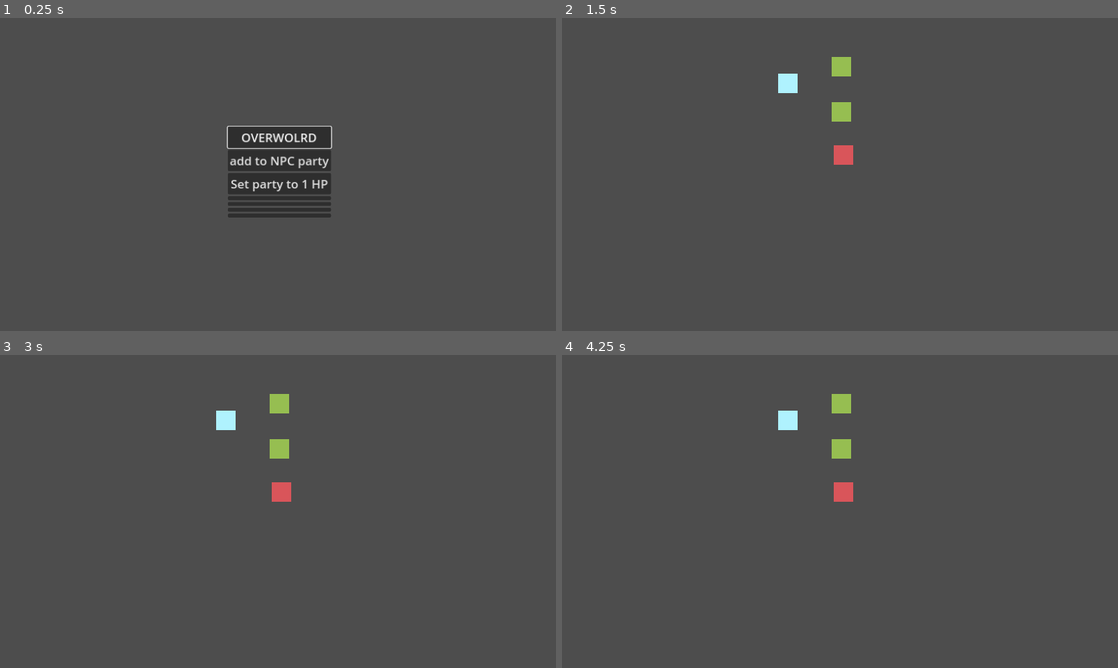
Above: before the commit, frames 1-4 (two rows, left to right).
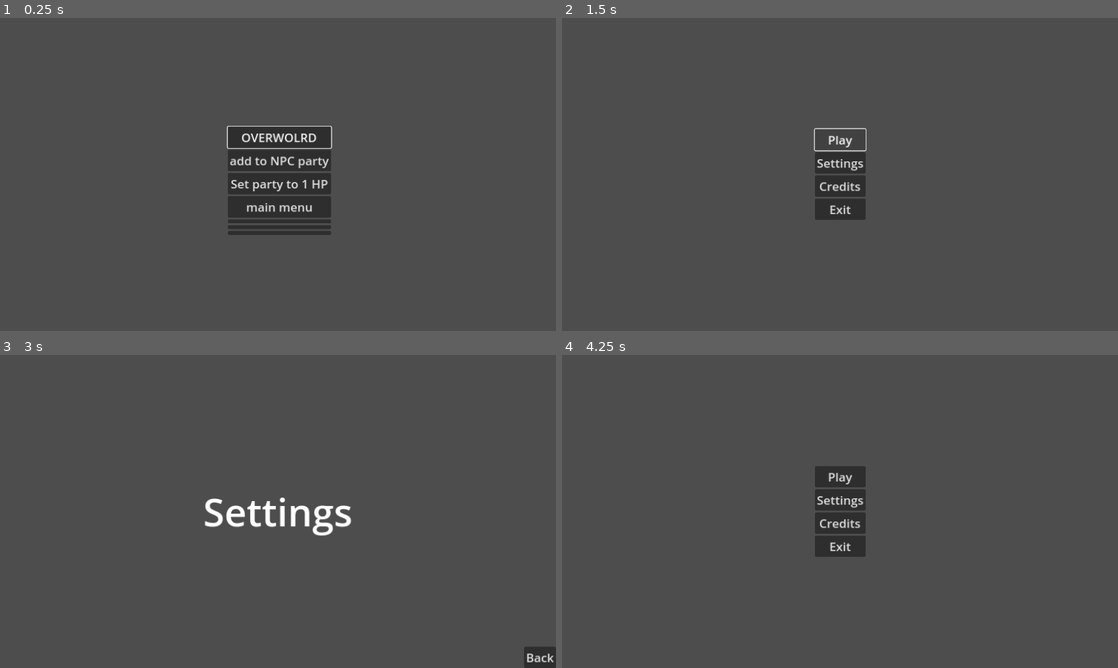
Above: after the commit, the same moments.

Repository: Where-is-my-input/Erratic-Seasons
Game: Godot game, scene res://game_scenes/n_2d_debug_scene.tscn
Same seed, same stepped clock (60 frames per second), same inputs: the game is played once before the commit and once after it.
Inputs (mouse positions are in pixels of both pictures, inside the frame that each line leads up to; where the layout moved, square brackets give the same spot in the first picture):
- Up to frame 1 (0.25 s): no input
- Up to frame 2 (1.5 s): click (840, 205) [840, 199] at 0.5 s; click (840, 140) at 1.25 s, where only the run after the commit has a clickable "Play"
- Up to frame 3 (3 s): click (278, 477) at 2 s, where only the run after the commit has a clickable "Play"; click (278, 498) at 2.75 s, where only the run after the commit has a clickable "Settings"
- Up to frame 4 (4.25 s): click (1101, 658) at 3.5 s, where only the run after the commit has a clickable "Back"

The runs differ from the first frame. In frame 1, 1.0% of the frame differs, in the area x 41-60%, y 58-70%; in frame 2, 2.6%; in frame 3, 2.3%; in frame 4, 3.0%, in the area x 38-55%, y 12-65%.

Commit message:
main menu debug button

Diff:
--- a/game_scenes/n_2d_debug_scene.gd
+++ b/game_scenes/n_2d_debug_scene.gd
@@ -18,3 +18,7 @@
 	for c in Global.playerParty:
 		c.HP = 1
 		c.isDead = false
+
+
+func _on_button_4_pressed():
+	get_tree().change_scene_to_file("res://UI/main_menu.tscn")
--- a/game_scenes/n_2d_debug_scene.tscn
+++ b/game_scenes/n_2d_debug_scene.tscn
@@ -37,6 +37,7 @@
 
 [node name="Button4" type="Button" parent="Container/BoxContainer"]
 layout_mode = 2
+text = "main menu"
 
 [node name="Button5" type="Button" parent="Container/BoxContainer"]
 layout_mode = 2
@@ -50,3 +51,4 @@
 [connection signal="pressed" from="Container/BoxContainer/Button" to="." method="_on_button_pressed"]
 [connection signal="pressed" from="Container/BoxContainer/Button2" to="." method="_on_button_2_pressed"]
 [connection signal="pressed" from="Container/BoxContainer/Button3" to="." method="_on_button_3_pressed"]
+[connection signal="pressed" from="Container/BoxContainer/Button4" to="." method="_on_button_4_pressed"]
